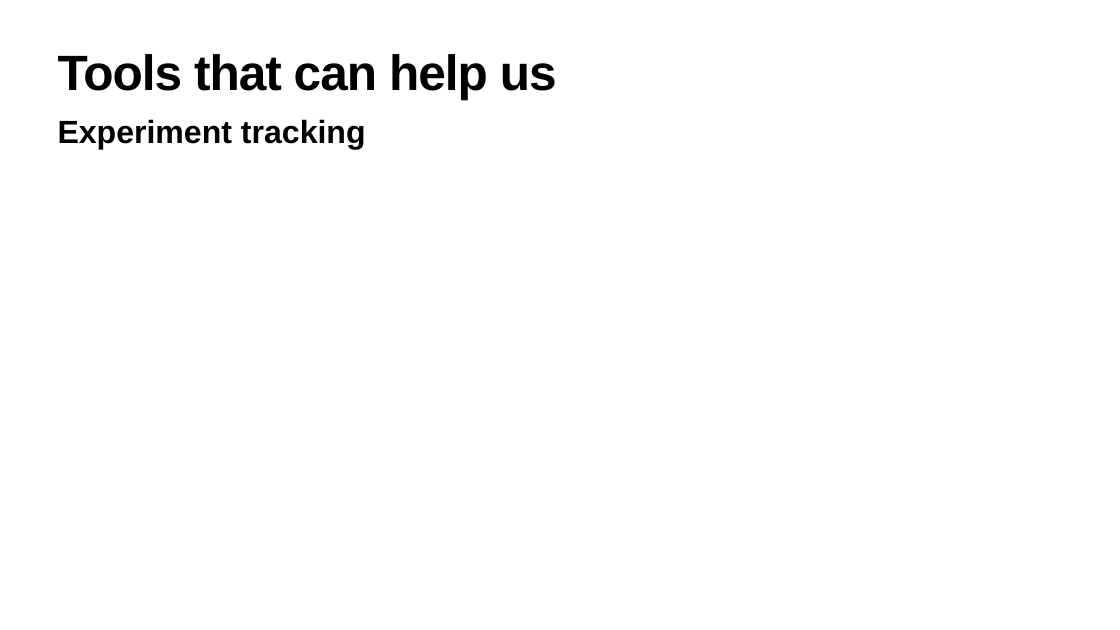
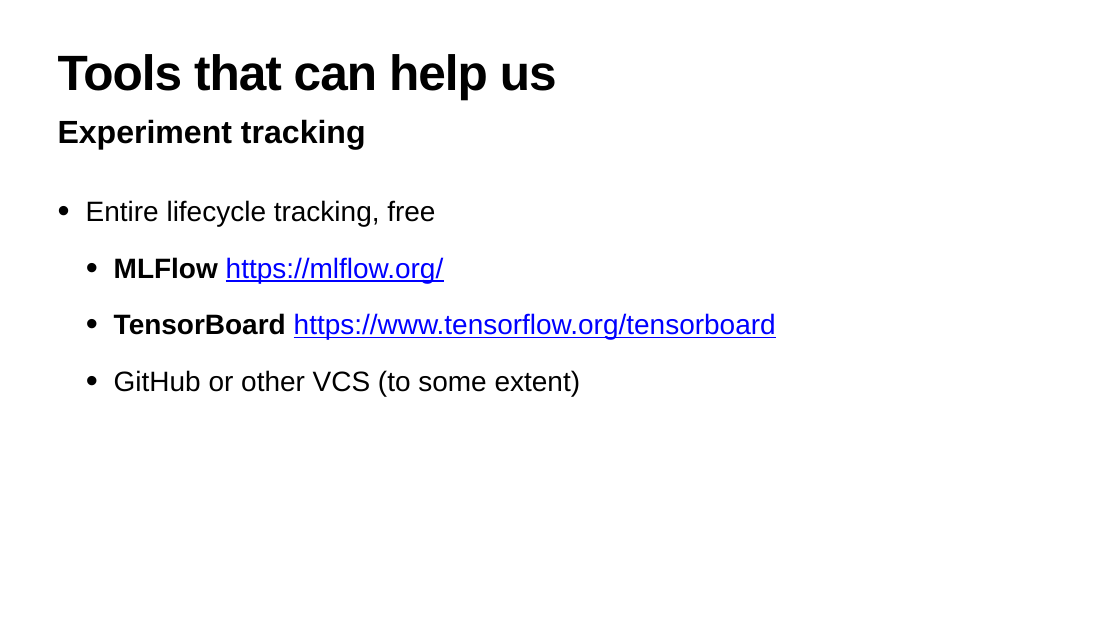
Before and after one commit to hanveiga/amld-2021-repML, a slide deck: slide 29 of slides/03_Reproducible_Scientific_ML.pptx (slide 22 before the commit). Drawn at 1120x630 pixels with LibreOffice and Linux fonts; fonts in the diff are those of the drawing. Boxes give left, top, right and bottom in pixels: in the first picture for what was removed or moved away, otherwise in the second. Text is boxed around its words. In the diff, an @@ line names an element or a change of style, - is before the commit and + after.

```diff
--- a/slides/03_Reproducible_Scientific_ML.pptx
+++ b/slides/03_Reproducible_Scientific_ML.pptx
@@ text added at (86, 200, 776, 396), 48 pt, text #000000 @@
+• Entire lifecycle tracking, free
+  • MLFlow https://mlflow.org/
+  • TensorBoard https://www.tensorflow.org/tensorboard
+  • GitHub or other VCS (to some extent)
```
Also in this commit, not shown: 4 other slides changed, 8 slides added.
